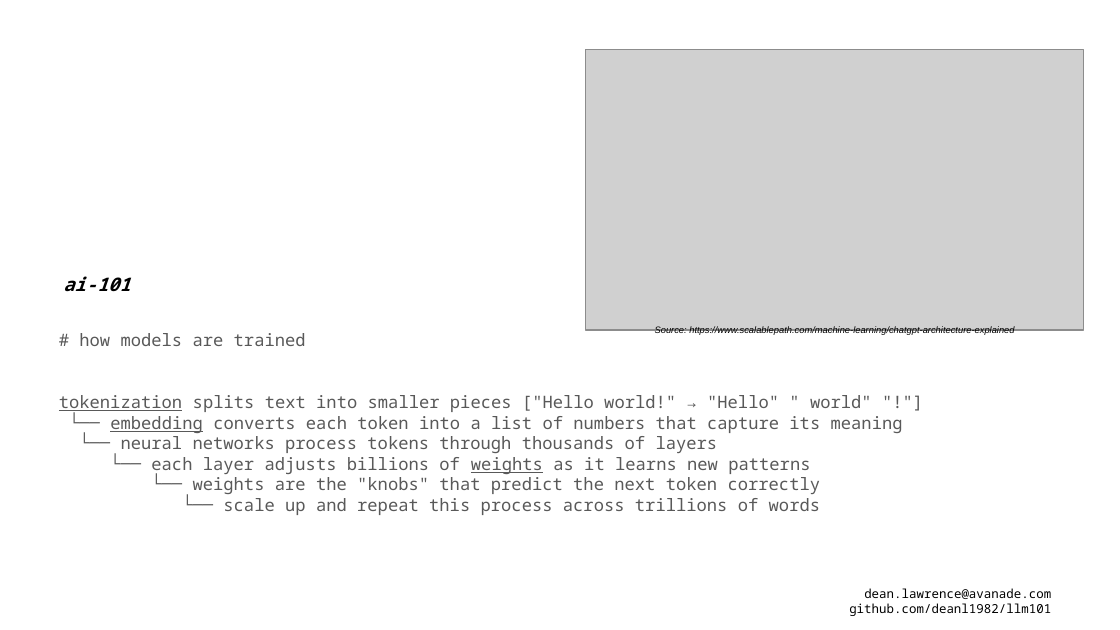
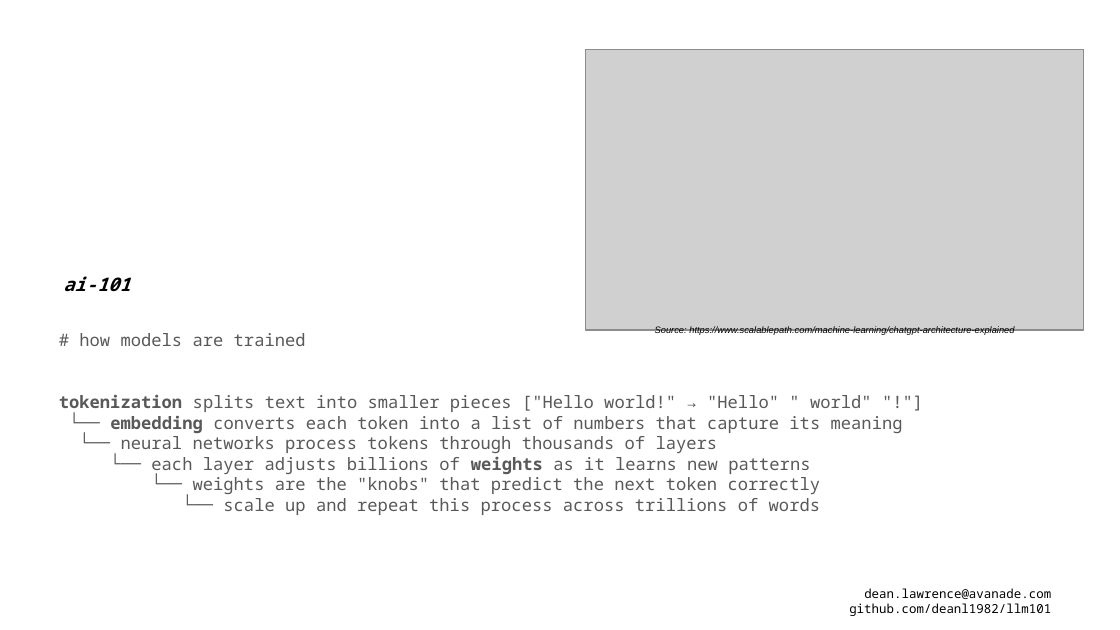
Before and after one commit to deanl1982/llm101, a slide deck: slide 5 of llm101.pptx. Drawn at 1120x630 pixels with LibreOffice and Linux fonts; fonts in the diff are those of the drawing; grey boxes stand for pictures. Boxes give left, top, right and bottom in pixels: in the first picture for what was removed or moved away, otherwise in the second. Text is boxed around its words. In the diff, an @@ line names an element or a change of style, - is before the commit and + after.

```diff
--- a/llm101.pptx
+++ b/llm101.pptx
@@ text at [59, 395, 903, 475]: bold on, underline off in "tokenization", "embedding", "weights" @@
```
Also in this commit, not shown: 6 other slides changed, 1 slide added.
